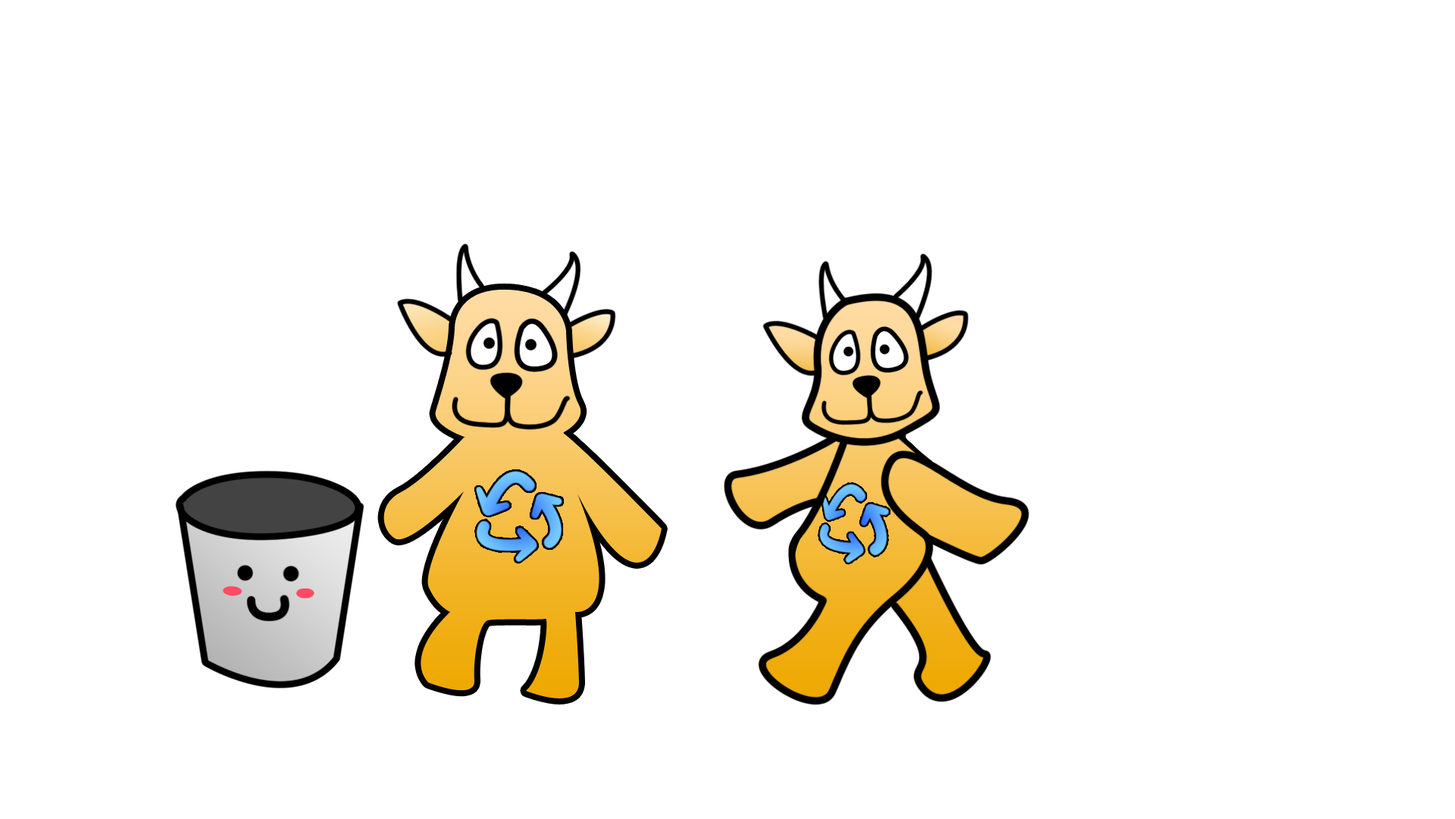
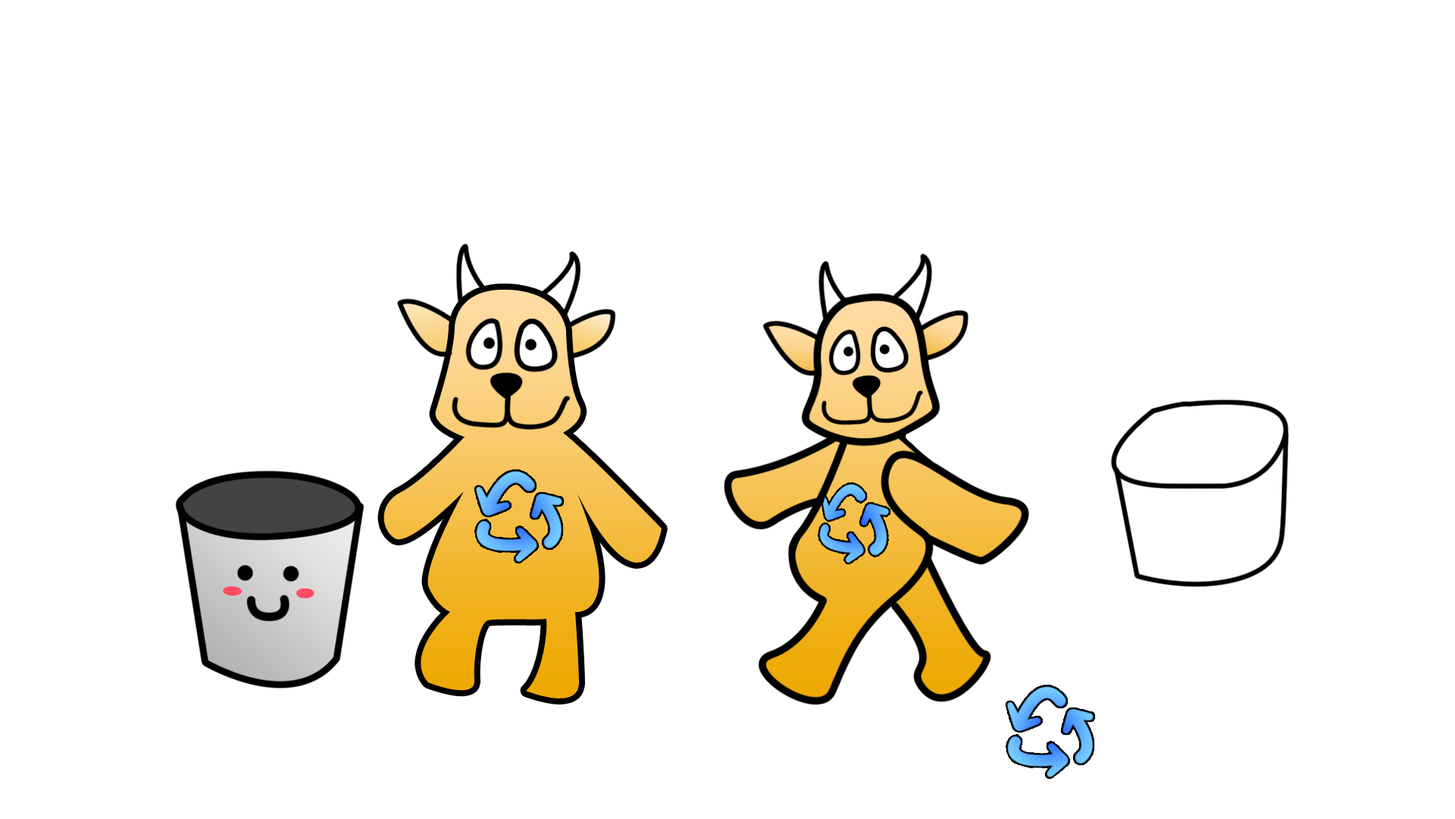
Layered file, before and after one edit (1455px x 819px). Changes by layer:
added layer "Layer 1" above "recycling copy 2" over left=1110, top=398, right=1290, bottom=588
added layer "recycling copy 2" above "trash can!" over left=1006, top=685, right=1095, bottom=778
